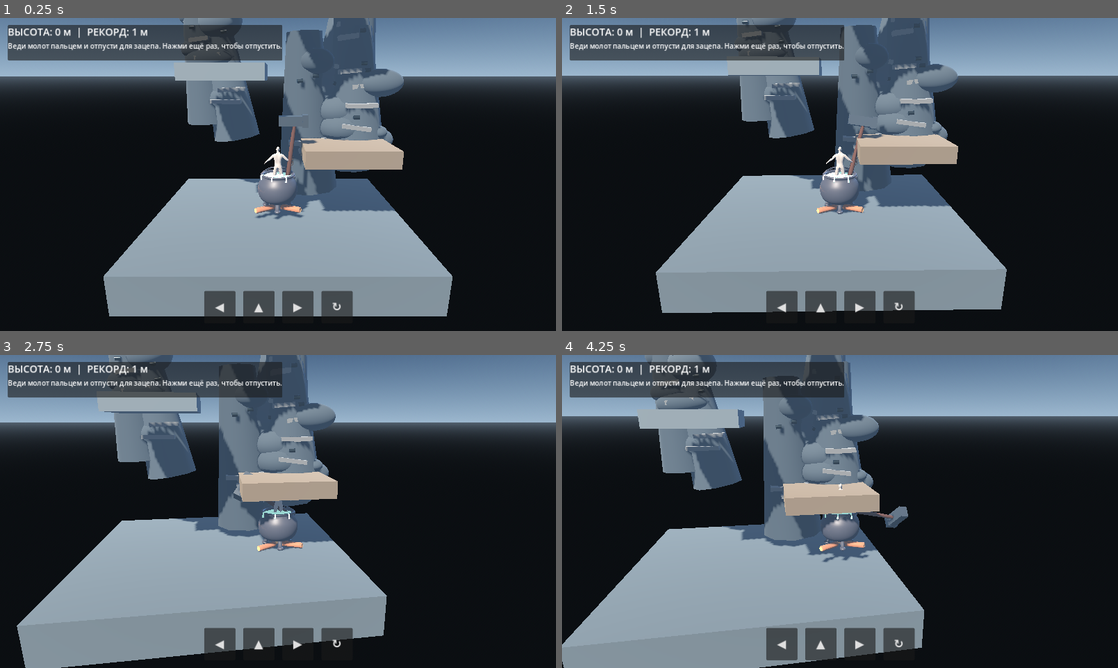
Above: before the commit, frames 1-4 (two rows, left to right).
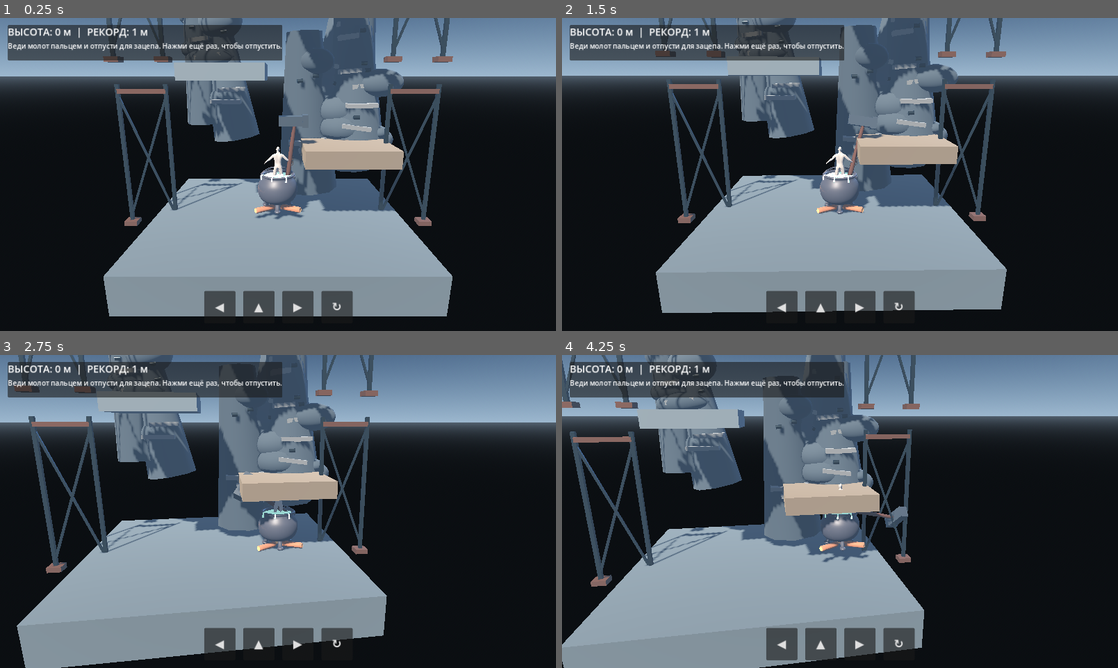
Above: after the commit, the same moments.

Repository: uchihabaha05-del/CLIMB-MASTER
Game: Godot game, scene res://scenes/main.tscn
Two runs of this game, one before a commit and one after it. Both use one fixed random seed, a clock stepped at 60 frames per second and the inputs below.
Inputs (mouse positions are in pixels of both pictures, inside the frame that each line leads up to):
- Up to frame 1 (0.25 s): no input
- Up to frame 2 (1.5 s): tap Enter (ui_accept) at 0.5, 0.77 s; move the mouse to (962, 158) at 0.52 s; hold Right (ui_right) 0.53-1.25 s; click (962, 158) at 0.67 s; drag from (728, 190) to (812, 237) at 1.27 s
- Up to frame 3 (2.75 s): move the mouse to (333, 442) at 2.02 s; hold Right (ui_right) from 2.03 s (still down)
- Up to frame 4 (4.25 s): release Right (ui_right) at 2.75 s; drag from (812, 574) to (673, 464) at 2.77 s; move the mouse to (1006, 558) at 3.52 s; hold Left (ui_left) from 3.53 s (still down); tap Enter (ui_accept) at 3.77 s

The runs differ from the first frame. In frame 1, 3.8% of the frame differs, in the area x 18-82%, y 0-67%; in frame 2, 3.7%; in frame 3, 3.9%; in frame 4, 4.2%, in the area x 0-65%, y 0-74%.

Commit message:
Add weathered steel quarry structures and braces

Diff:
--- a/scripts/main.gd
+++ b/scripts/main.gd
@@ -15,6 +15,7 @@
 
 func _ready() -> void:
     _build_world()
+    _build_industrial_structures()
     _build_checkpoints()
     _build_player()
     _build_camera()
@@ -149,6 +150,48 @@
         rock_body.rotation.z = randf_range(-0.2, 0.2)
         add_child(rock_body)
 
+
+func _build_industrial_structures() -> void:
+    # Weathered steel frames make the climb feel like an abandoned quarry.
+    var steel := StandardMaterial3D.new()
+    steel.albedo_color = Color(0.16, 0.21, 0.24)
+    steel.metallic = 0.88
+    steel.roughness = 0.34
+    var rust := StandardMaterial3D.new()
+    rust.albedo_color = Color(0.34, 0.19, 0.11)
+    rust.metallic = 0.62
+    rust.roughness = 0.78
+
+    for side in [-1.0, 1.0]:
+        for level in range(3):
+            var frame := Node3D.new()
+            frame.position = Vector3(side * 4.8, 2.0 + float(level) * 6.0, -0.2)
+            add_child(frame)
+            _add_steel_beam(frame, Vector3(-0.85, -2.6, 0), Vector3(-0.85, 2.6, 0), 0.13, steel)
+            _add_steel_beam(frame, Vector3(0.85, -2.6, 0), Vector3(0.85, 2.6, 0), 0.13, steel)
+            _add_steel_beam(frame, Vector3(-0.85, 2.35, 0), Vector3(0.85, 2.35, 0), 0.16, rust)
+            _add_steel_beam(frame, Vector3(-0.85, -2.3, 0), Vector3(0.85, 2.2, 0), 0.075, steel)
+            _add_steel_beam(frame, Vector3(0.85, -2.3, 0), Vector3(-0.85, 2.2, 0), 0.075, steel)
+
+            for post_x in [-0.85, 0.85]:
+                var foot := MeshInstance3D.new()
+                var foot_mesh := BoxMesh.new()
+                foot_mesh.size = Vector3(0.48, 0.18, 0.48)
+                foot.mesh = foot_mesh
+                foot.position = Vector3(post_x, -2.58, 0)
+                foot.material_override = rust
+                frame.add_child(foot)
+
+func _add_steel_beam(parent: Node3D, start: Vector3, finish: Vector3, width: float, material: Material) -> void:
+    var beam := MeshInstance3D.new()
+    var mesh := BoxMesh.new()
+    mesh.size = Vector3(width, start.distance_to(finish), width)
+    beam.mesh = mesh
+    beam.position = (start + finish) * 0.5
+    beam.quaternion = Quaternion(Vector3.UP, (finish - start).normalized())
+    beam.material_override = material
+    parent.add_child(beam)
+
 func _build_checkpoints() -> void:
     # Checkpoints sit safely above the third and fifth ledges.
     checkpoint_positions = [
